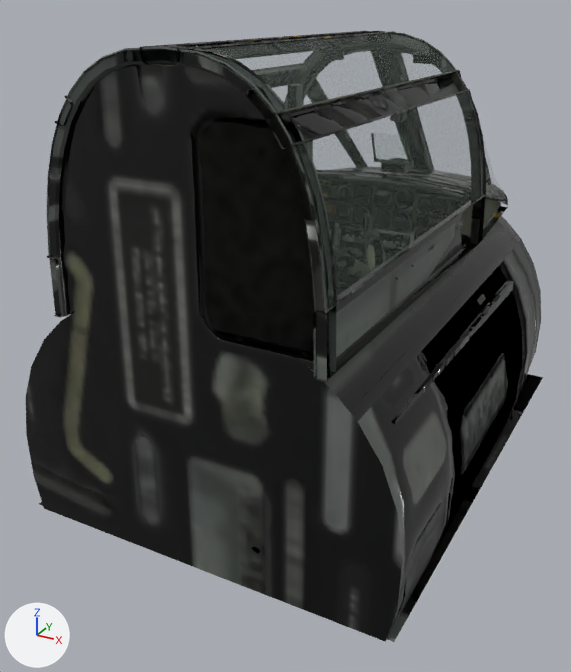
The glTF model game/assets/aircraft/garza_cockpit.glb as it was, and as the next commit left it.
Both versions are drawn from a 50 mm camera at (1.34, 6.64, 3.89) aimed at (-0.1, 9.27, 2.58). Lighting does not change. The marker at lower left points along +X, +Y and +Z. The picture after the commit comes second. Where no turn or scale is listed for an object, it has been applied to the vertices. Vertices at exactly the same position are counted once.

Names of what the first picture shows: 'canopy_glass', 'cockpit_shell'.
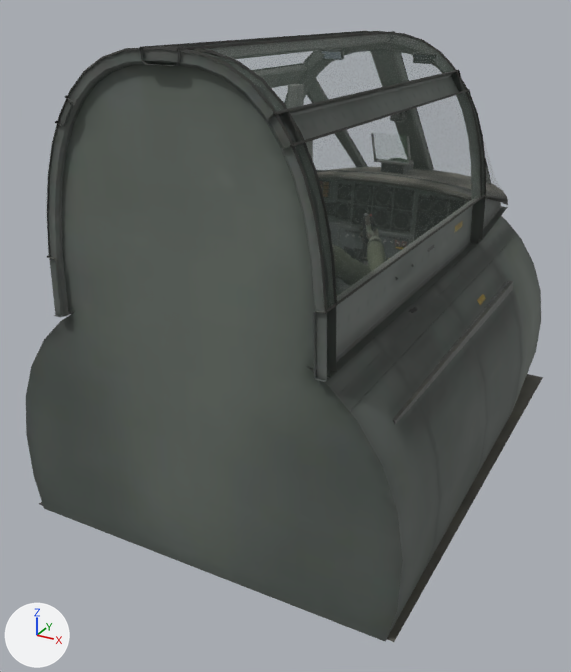
What the commit changed:
me_cockpit_shell is used by ob_cockpit_shell; location (0.0, 9.48, 2.895).
me_cockpit_shell had 13332 vertices, 18307 faces and spanned x -0.75..0.75, y -1.08..1.08, z -0.86..0.86.
me_cockpit_shell now has 13192 vertices, 18051 faces and spans x -0.75..0.75, y -1.08..1.08, z -0.86..0.86.
me_cockpit_shell part 1: 2 vertices moved within x -0.39..0.39, y -1.08, z 0.64; 163 vertices removed from x -0.5..0.5, y -1.08..1.07, z 0.04..0.85; 23 vertices added at x -0.5..0.5, y -1.07..0.85, z 0.09..0.84.
me_cockpit_shell part 2: 17544 kept faces spanning x -0.75..0.75, y -1.08..1.08, z -0.86..0.86 get new texture (UV) coordinates.

Where the change shows, as pixel boxes (x1, y1, x2, y2) in the pictures (571 x 672 px):
part 1 of me_cockpit_shell, reshaped
    before: (47, 31, 508, 314)
    after: (47, 31, 506, 275)
part 2 of me_cockpit_shell, surface changed (black to grey)
    both: (26, 31, 543, 642)
